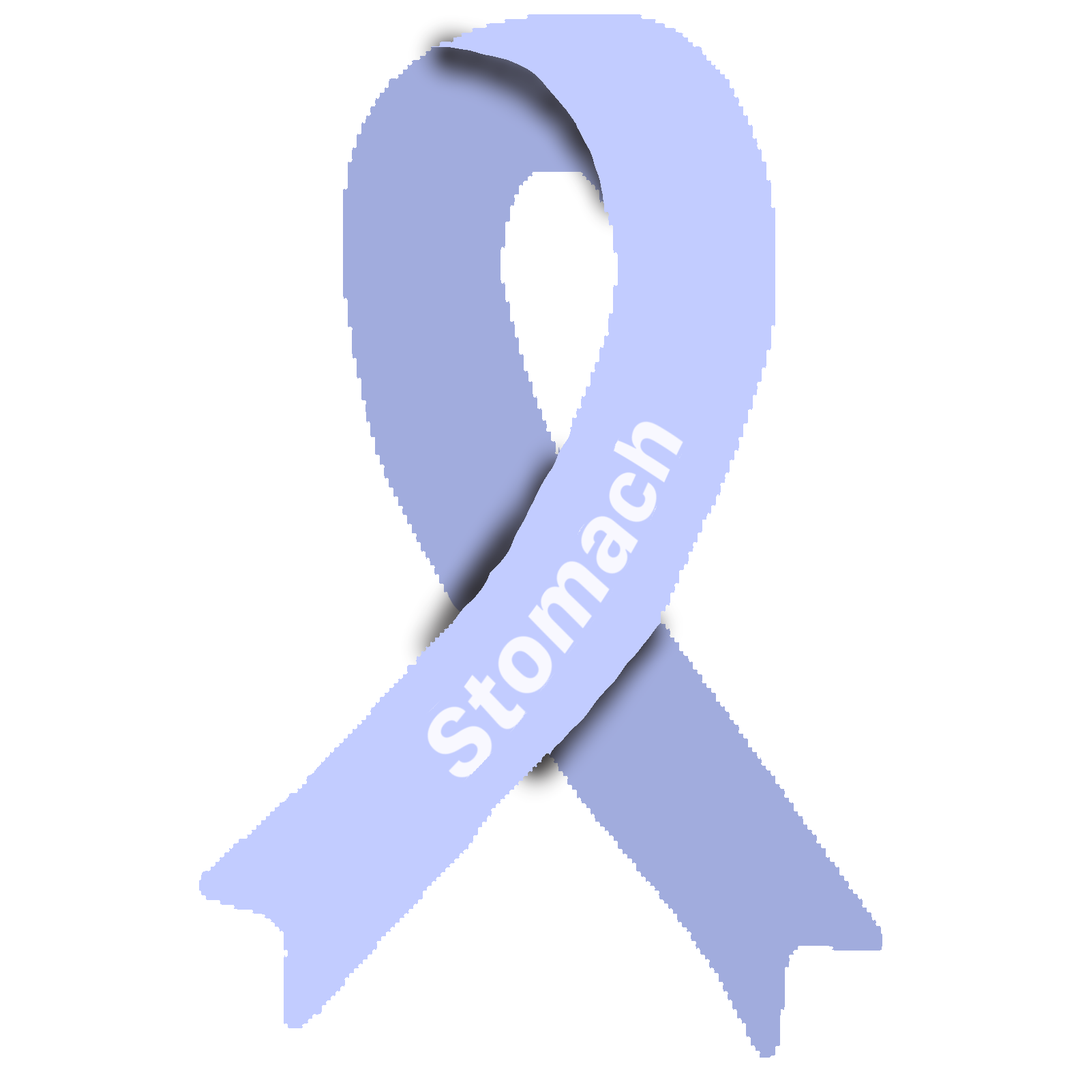
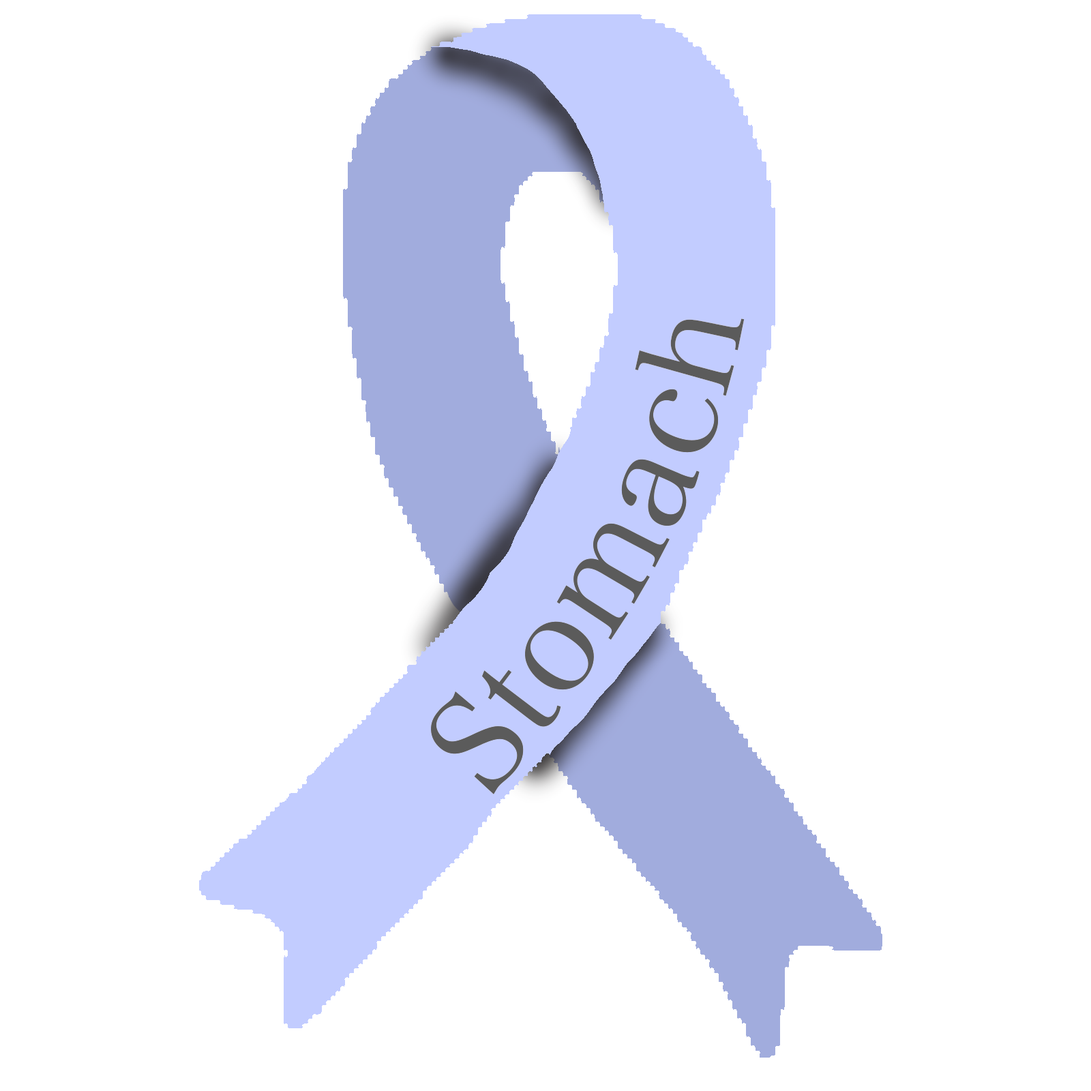
Layers edited between the first and the second 1091px x 1091px image:
added layer "text path" above "Stomach #1" over [431, 318, 745, 795]
hid "Stomach" over [427, 420, 685, 783]
